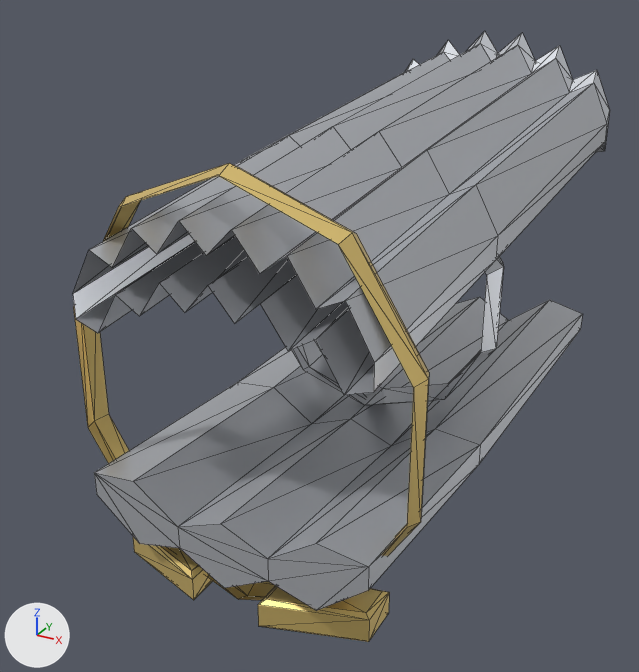
One commit to the glTF model client/public/models/armour/cape_tabard.glb: the scene before it, then after it.
One viewpoint serves both versions: a 50 mm camera at (0.646, -2.905, 0.631) aimed at (-0.093, -1.561, -0.041). Arrows for +X, +Y and +Z are at lower left; the lights stay in place. The picture after the commit comes second. Mesh edges are drawn as thin lines. Vertices at exactly the same position are counted once.

The first picture shows 'Abdomen', 'Cape0', 'Cape1', 'Torso'.
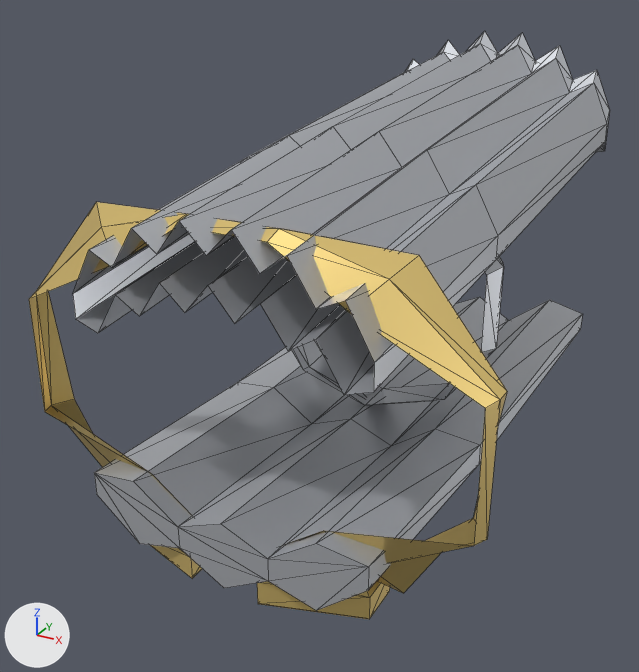
Location of each change, (x1, y1, x2, y2) in pixels of the pictures (639 x 672 px; the box of a moved part takes in the faces that stretch with it):
'Torso', reshaped (9% wider, 13% shorter)
    before: (73, 163, 582, 642)
    after: (29, 202, 582, 619)
part 1 of me_torso_003, moved or reshaped
    before: (258, 586, 389, 642)
    after: (257, 581, 390, 619)
part 2 of me_torso_003, moved or reshaped
    before: (133, 537, 212, 600)
    after: (150, 545, 202, 578)
part 3 of me_torso_003, moved or reshaped
    before: (73, 163, 429, 600)
    after: (29, 202, 507, 593)

The change, as a list of edits to the scene's bpy script:
```text
Change me_torso_003:
    used by ob_torso; location = (0.0, 0.0, 0.0)
    remove me_torso_003.from_pydata(...)  # 104 vertices, 176 faces; spans x -0.287..0.287, y -2.03..-0.901, z -0.317..0.377
    add me_torso_003.from_pydata(...)  # 110 vertices, 184 faces; spans x -0.381..0.381, y -2.03..-0.901, z -0.292..0.3
    me_torso_003 part 1: the loose piece of 16 vertices spanning x 0.06..0.22, y -2.03..-1.91, z -0.312..-0.26 is moved by (0.0, 0.0, 0.042)
    me_torso_003 part 2: the loose piece of 16 vertices spanning x -0.22..-0.06, y -2.03..-1.91, z -0.312..-0.26 is moved by (0.0, 0.0, 0.042)
    me_torso_003 part 3
    29 vertices are removed from x -0.287..0.287, y -1.995..-1.945, z -0.317..0.377
    40 faces are deleted
    1 vertex moves from x 0.0, y -1.945, z -0.306 to x -0.257, y -1.945, z -0.227
    35 vertices are added at x -0.381..0.381, y -1.995..-1.945, z -0.227..0.3
    48 new faces join them, mat_gold
```
